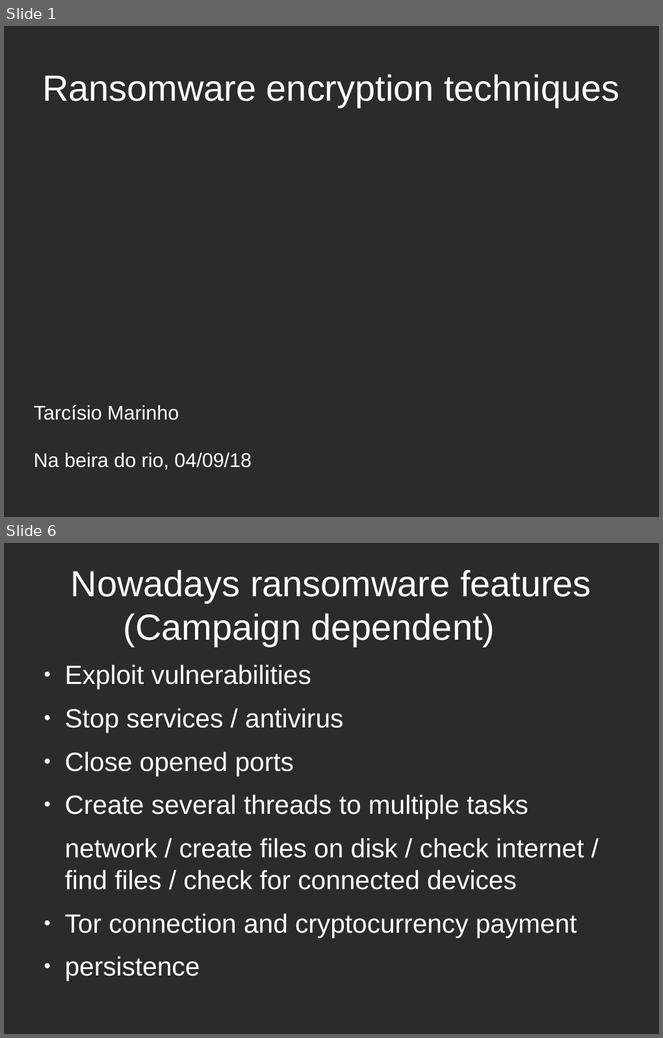
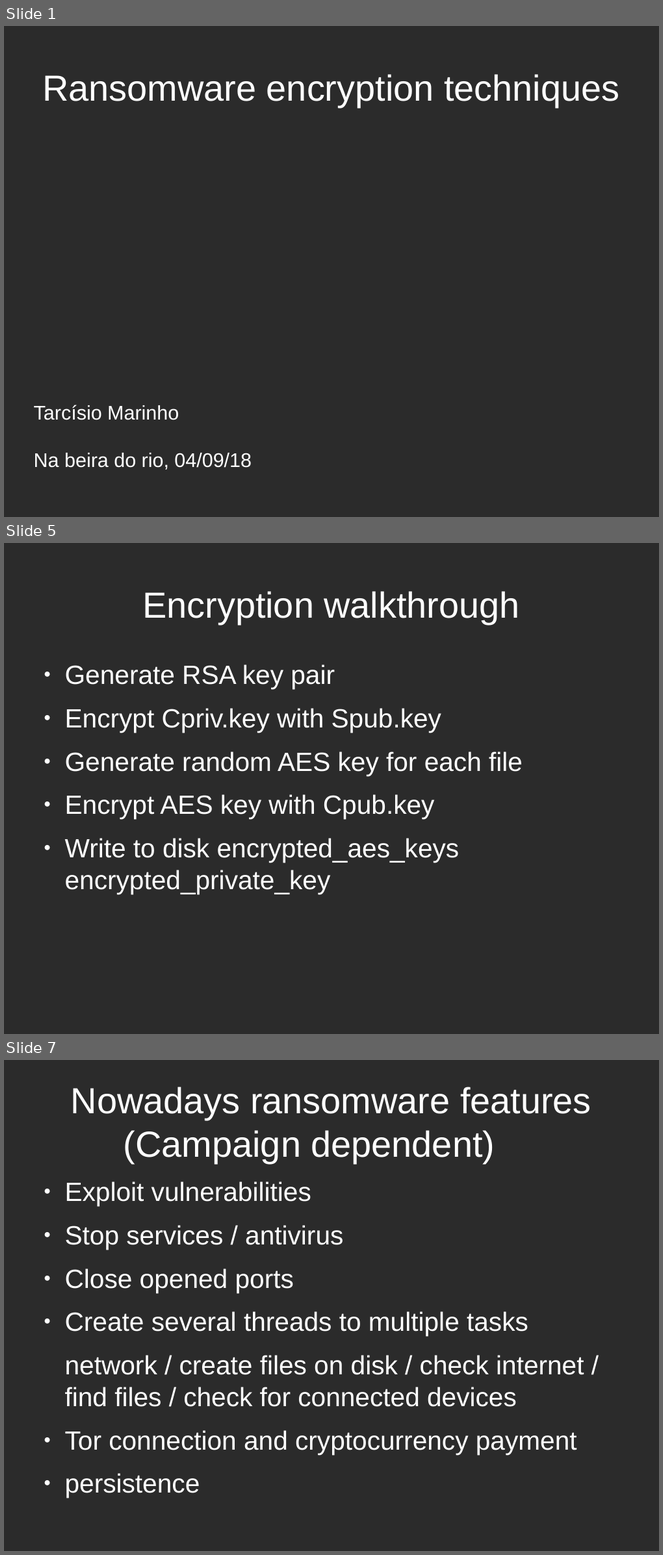
Before and after one commit to tarcisio-marinho/GonnaCry, a slide deck: Python/talk/na_beira_do_rio.odp. Shown one above the other, each under a label of ours: slides 1 and 6 before the commit, slides 1, 5 and 7 after it; the slides between them are not shown. The pictures are 663x1038 and 663x1555 pixels, drawn with LibreOffice and Linux fonts; fonts in the diff are those of the drawing; background and template pictures are left out; a plain dark background stands for a picture behind light text. Boxes give left, top, right and bottom in pixels: in the first picture for what was removed or moved away, otherwise in the second. Text is boxed around its words. In the diff, an @@ line names an element or a change of style, - is before the commit and + after.

```diff
--- a/Python/talk/na_beira_do_rio.odp
+++ b/Python/talk/na_beira_do_rio.odp
@@ slide 5 added at bbox=[4, 543, 659, 1034], background picture (left out) @@
@@ title added at bbox=[142, 591, 520, 624], 44 pt, text #FFFFFF @@
+Encryption walkthrough
@@ text added at bbox=[65, 665, 523, 895], 32 pt, text #FFFFFF @@
+● Generate RSA key pair
+● Encrypt Cpriv.key with Spub.key
+● Generate random AES key for each file
+● Encrypt AES key with Cpub.key
+● Write to disk encrypted_aes_keys encrypted_private_key
@@ what was slide 6 is now slide 7 @@
```
Also in this commit, not shown: 3 slides changed, 1 other slide added, 1 slide removed, 1 other file.
